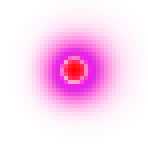
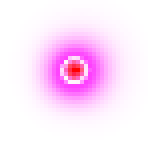
Layered file, before and after one edit (148×144). Changes by layer:
added group "Test" with 2 layers above "Group 2" over 24, 8, 140, 128
added layer "Layer 7" in group "Test" over 72, 68, 80, 72
added layer "000_Bullet00 copy 2" (1st of 2, in "Test") in group "Test" over 24, 8, 140, 128
hid group "Group 2" (3 layers) over 24, 8, 140, 128
